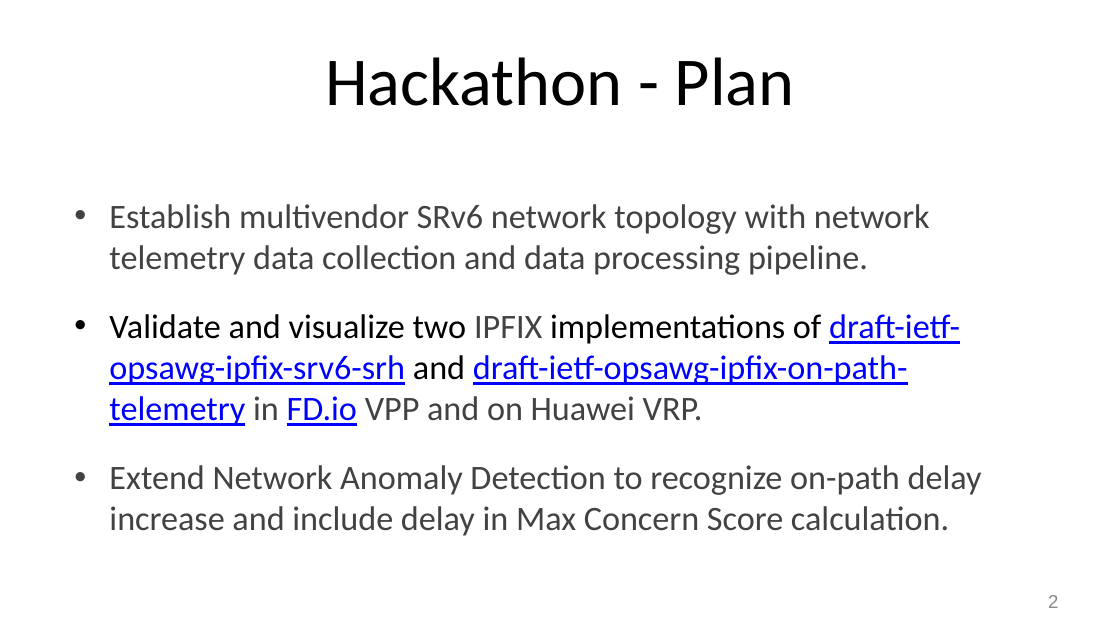
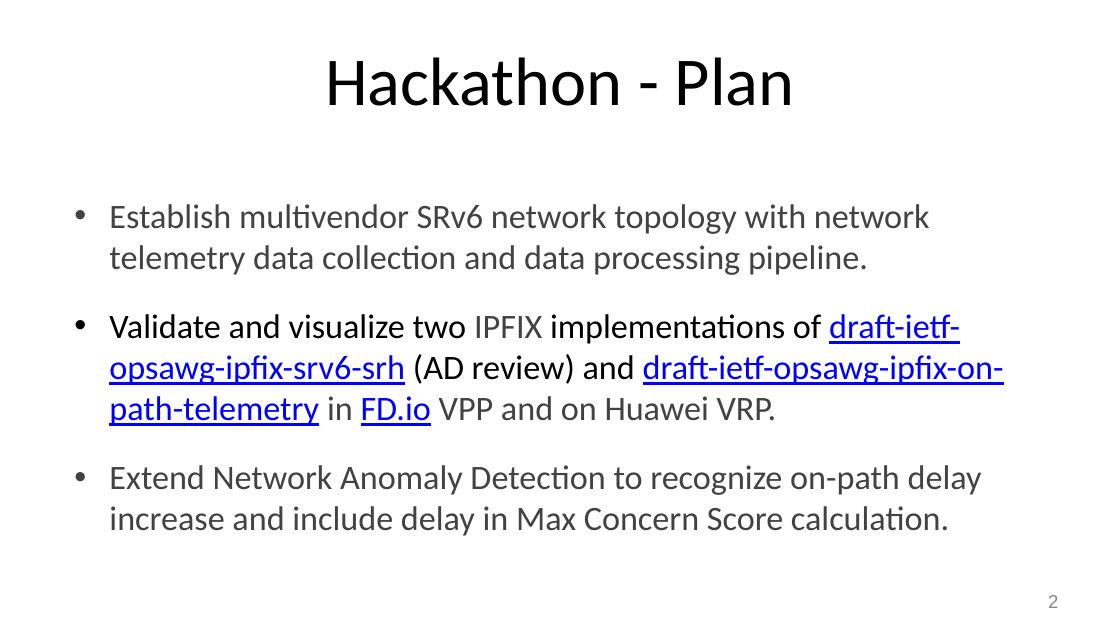
Before and after one commit to network-analytics/draft-ietf-opsawg-ipfix-on-path-telemetry, a slide deck: slide 2 of ietf-116-hackathon-srv6-on-path-delay-anomaly-detection.pptx. Drawn at 1120x630 pixels with LibreOffice and Linux fonts; fonts in the diff are those of the drawing. Boxes give left, top, right and bottom in pixels: in the first picture for what was removed or moved away, otherwise in the second. Text is boxed around its words. In the diff, an @@ line names an element or a change of style, - is before the commit and + after.

Commit message:
ietf116 hackathon final

```diff
--- a/ietf-116-hackathon-srv6-on-path-delay-anomaly-detection.pptx
+++ b/ietf-116-hackathon-srv6-on-path-delay-anomaly-detection.pptx
@@ text at box(109, 314, 1004, 426): text changed @@
-• Validate and visualize two IPFIX implementations of draft-ietf-opsawg-ipfix-srv6-srh and draft-ietf-opsawg-ipfix-on-path-telemetry in FD.io VPP and on Huawei VRP.
+• Validate and visualize two IPFIX implementations of draft-ietf-opsawg-ipfix-srv6-srh (AD review) and draft-ietf-opsawg-ipfix-on-path-telemetry in FD.io VPP and on Huawei VRP.
```
Also in this commit, not shown: 3 other slides changed, 2 slides removed, 1 other file.
